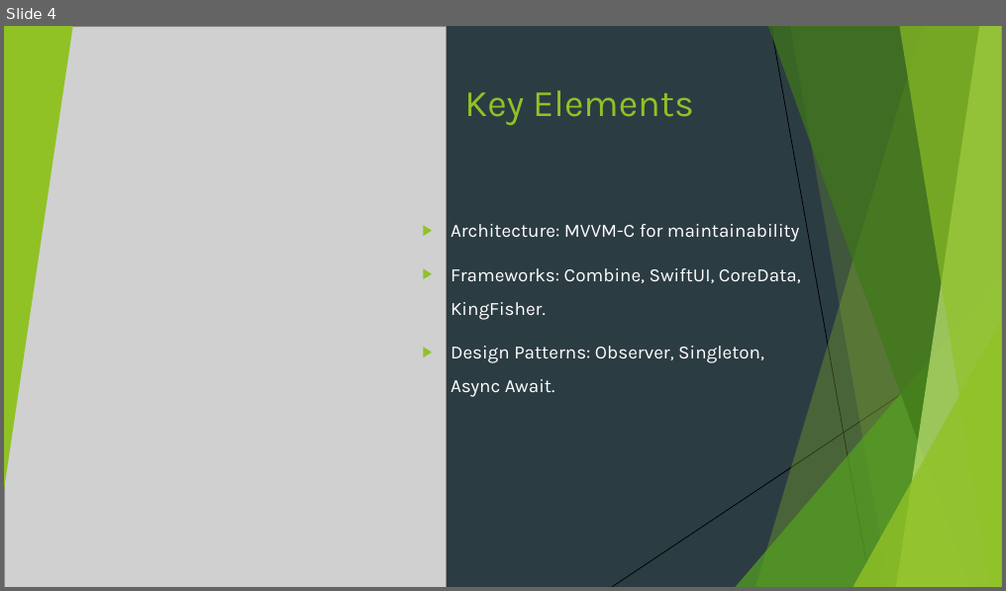
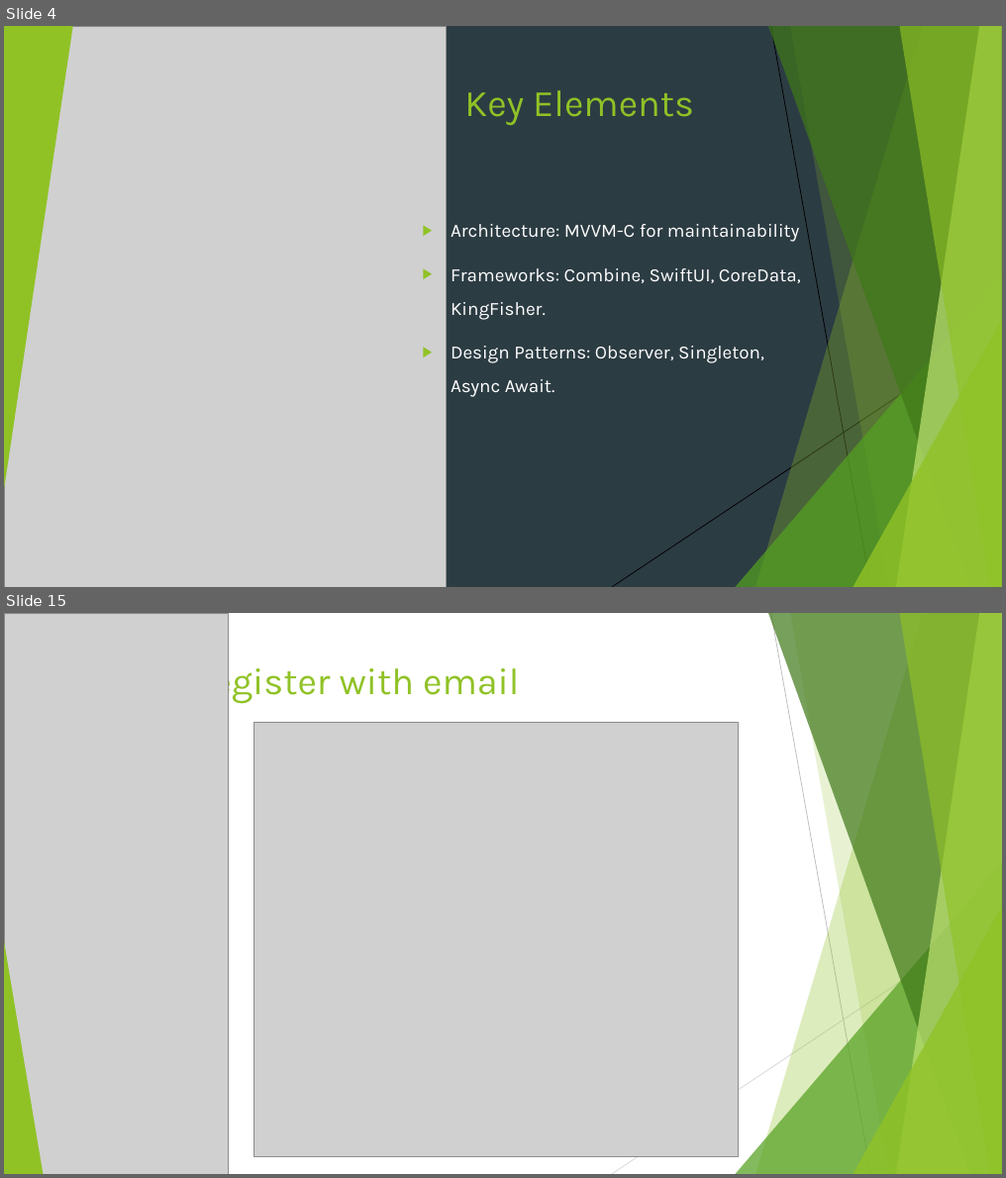
Before and after one commit to adpaladines/Recipes, a slide deck: FlavorPlanetPresentation.pptx. Shown one above the other, each under a label of ours: slide 4 before the commit, slides 4 and 15 after it; the slides between them are not shown. The pictures are 1006x591 and 1006x1178 pixels, drawn with LibreOffice and Linux fonts; fonts in the diff are those of the drawing; grey boxes stand for pictures. Boxes give left, top, right and bottom in pixels: in the first picture for what was removed or moved away, otherwise in the second. Text is boxed around its words. In the diff, an @@ line names an element or a change of style, - is before the commit and + after.

```diff
--- a/FlavorPlanetPresentation.pptx
+++ b/FlavorPlanetPresentation.pptx
@@ slide 15 added at box(4, 613, 1002, 1174), background #FFFFFF; not listed: 8 template elements that a slide beside it also shows @@
@@ picture added at box(4, 613, 228, 1174) @@
@@ line added from (771, 613) to (871, 1174), #BFBFBF 0.75 pt @@
@@ title added at box(189, 660, 519, 703), 36 pt, text #90C226 @@
+Register with email
@@ picture added at box(254, 722, 739, 1157) @@
@@ line added from (1002, 915) to (612, 1174), #D9D9D9 0.75 pt @@
@@ triangle added at box(4, 942, 43, 1174), fill #90C226 @@
```
Also in this commit, not shown: 3 slides changed, 15 other slides added, 3 other files.
